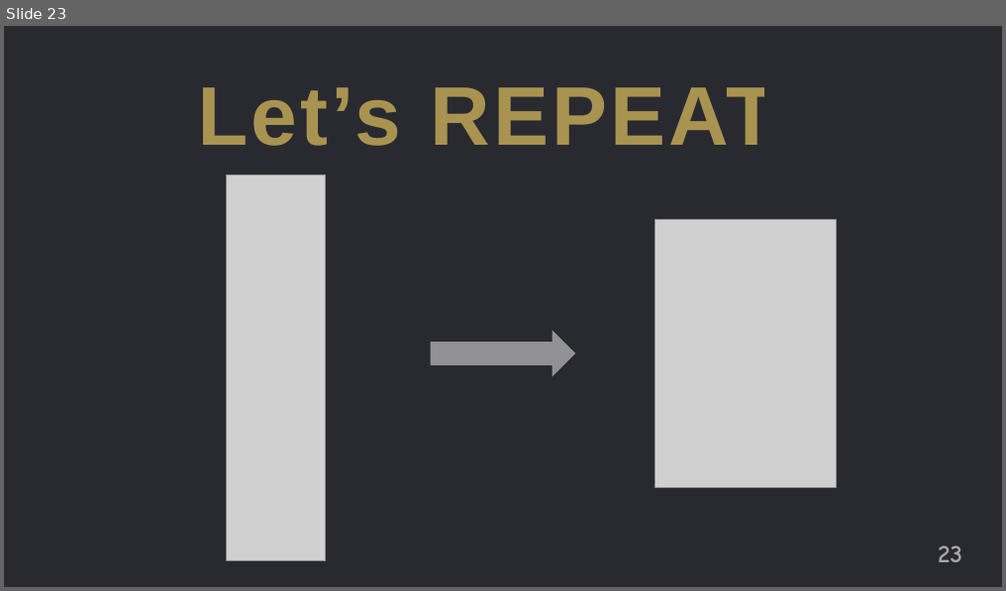
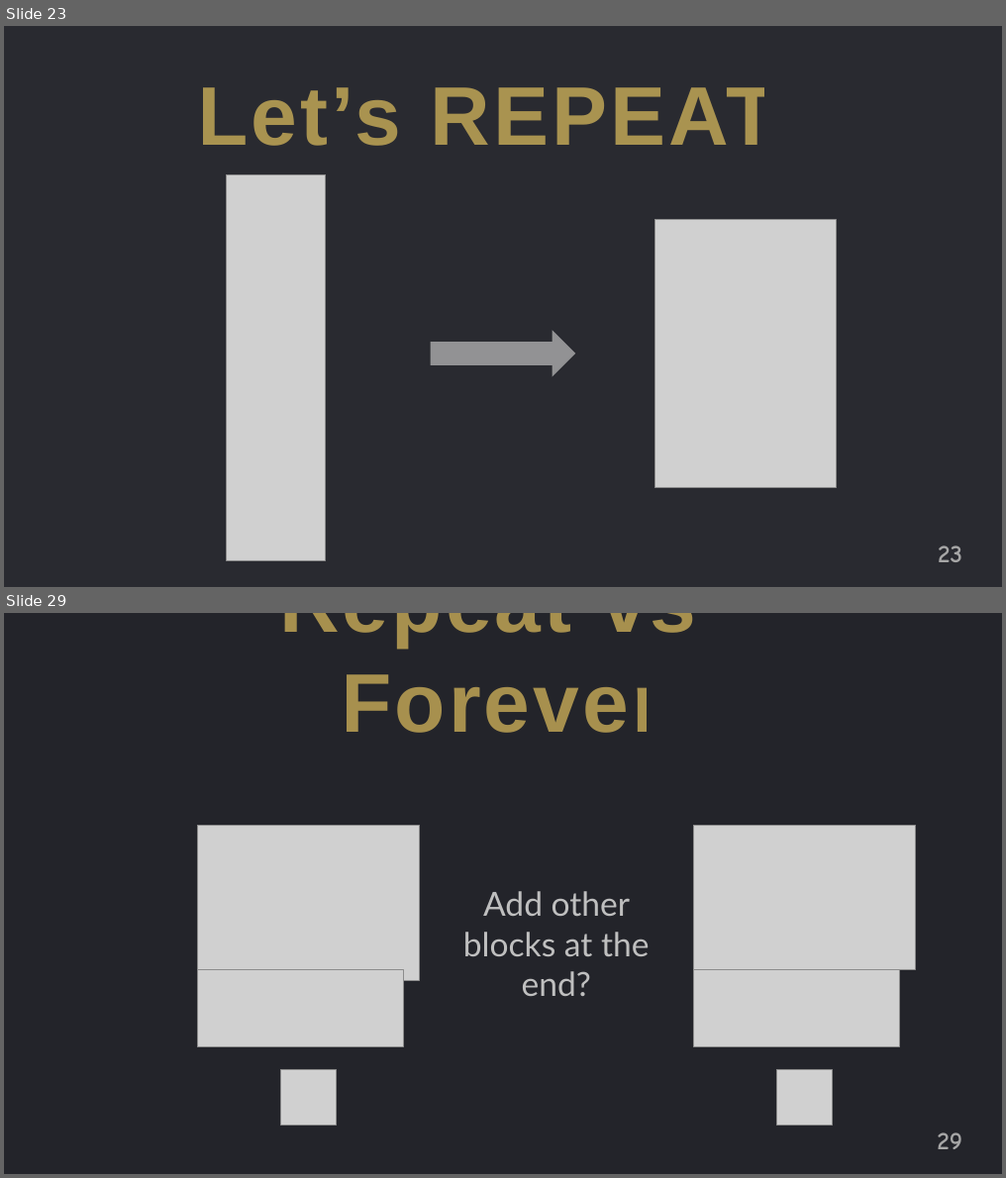
Before and after one commit to jguo108/My-Programming-Courses, a slide deck: Scratch for Newbies/Level1/Lesson 4 - Ghost Buster/Notes/Notes.pptx. Shown one above the other, each under a label of ours: slide 23 before the commit, slides 23 and 29 after it; the slides between them are not shown. The pictures are 1006x591 and 1006x1178 pixels, drawn with LibreOffice and Linux fonts; fonts in the diff are those of the drawing; grey boxes stand for pictures. Boxes give left, top, right and bottom in pixels: in the first picture for what was removed or moved away, otherwise in the second. Text is boxed around its words. In the diff, an @@ line names an element or a change of style, - is before the commit and + after.

```diff
--- a/Scratch for Newbies/Level1/Lesson 4 - Ghost Buster/Notes/Notes.pptx
+++ b/Scratch for Newbies/Level1/Lesson 4 - Ghost Buster/Notes/Notes.pptx
@@ slide 29 added at <box>4,613,1002,1174</box>, background #FFFFFF @@
@@ rectangle added at <box>4,613,1002,1174</box>, fill #23242A @@
@@ text added at <box>279,613,723,733</box>, 80 pt, text #FFD966 at 60% opacity, bold @@
+Repeat vs. Forever
@@ picture added at <box>197,825,420,980</box> @@
@@ picture added at <box>693,825,916,969</box> @@
@@ text added at <box>463,891,649,996</box>, 32 pt, text #BFBFBF @@
+Add other blocks at the end?
@@ picture added at <box>197,970,403,1048</box> @@
@@ picture added at <box>693,970,899,1048</box> @@
@@ picture added at <box>280,1069,336,1125</box> @@
@@ picture added at <box>776,1069,832,1125</box> @@
@@ page number added at <box>937,1133,962,1150</box>, 24 pt, text #A6A6A6, bold @@
+29
```
Also in this commit, not shown: 8 other slides added, 18 other files.
